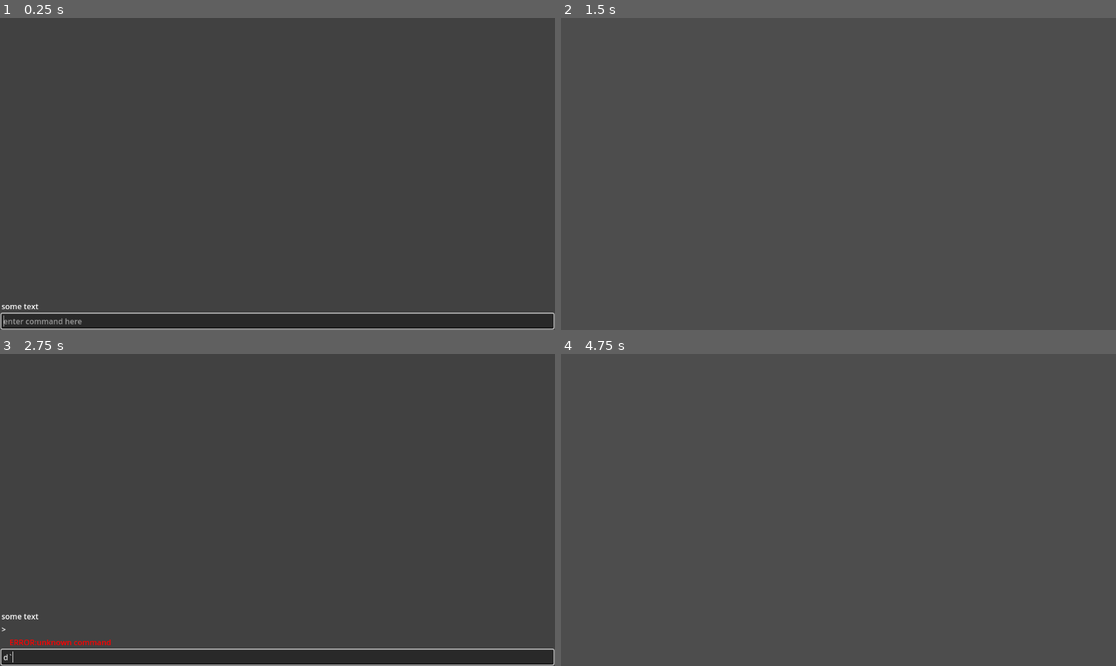
Above: before the commit, frames 1-4 (two rows, left to right).
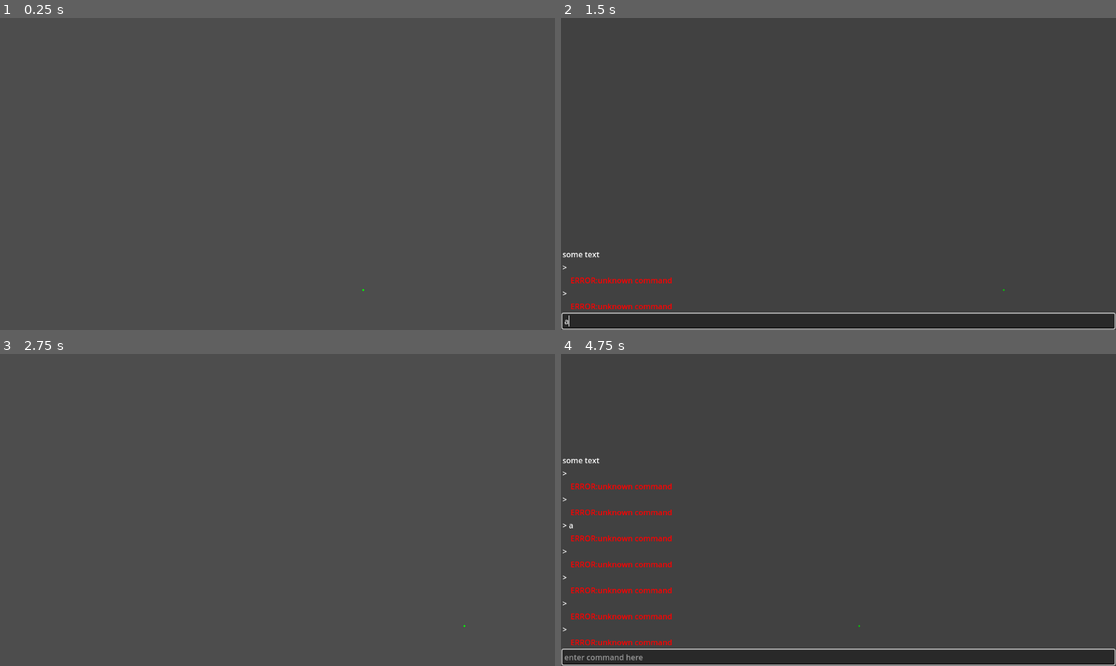
Above: after the commit, the same moments.

Repository: saladwithgrass/rainworld_clone_v2
Game: Godot game, scene res://test_scene.tscn
Two runs of this game, one before a commit and one after it. Both use one fixed random seed, a clock stepped at 60 frames per second and the inputs below.
Inputs (mouse positions are in pixels of both pictures, inside the frame that each line leads up to):
- Up to frame 1 (0.25 s): no input
- Up to frame 2 (1.5 s): tap Enter (ui_accept) at 0.5, 0.77, 1.25 s; move the mouse to (960, 158) at 0.52 s; hold D (right, bound only after the commit) 0.53-1.28 s; tap ` (command_line) at 0.6 s; move the mouse to (727, 189) at 1.27 s; hold A (left, bound only after the commit) from 1.28 s (still down); click (727, 189) at 1.35 s
- Up to frame 3 (2.75 s): tap Enter (ui_accept) at 1.52, 2 s; move the mouse to (333, 441) at 2.02 s; release A (left, bound only after the commit) at 2.03 s; hold D (right, bound only after the commit) from 2.03 s (still down); tap ` (command_line) at 2.1 s
- Up to frame 4 (4.75 s): tap Enter (ui_accept) at 2.75, 3.02, 3.5, 3.77, 4.25, 4.52 s; move the mouse to (810, 572) at 2.77 s; release D (right, bound only after the commit) at 2.78 s; hold Up (up) 2.78-3.53 s; click (810, 572) at 2.85 s; move the mouse to (1005, 556) at 3.52 s; hold A (left, bound only after the commit) from 3.53 s (still down); tap ` (command_line) at 3.6 s; move the mouse to (672, 463) at 4.27 s; click (672, 463) at 4.35 s

The runs differ from the first frame. In frame 1, 5.3% of the frame differs, in the area x 0-100%, y 86-100%; in frame 2, 5.7%; in frame 3, 5.6%; in frame 4, 6.6%, in the area x 0-100%, y 33-100%.

Commit message:
ik rework

Diff:
--- a/IK_Leg/ik_leg.gd
+++ b/IK_Leg/ik_leg.gd
@@ -1,4 +1,5 @@
 extends PinJoint2D
+class_name IKLeg
 
 @onready var joints:Array = [self, %joint1, %joint2, %end]
 @onready var links:Array[RigidBody2D] = [%link1, %link2, %link3]
@@ -74,6 +75,7 @@
 	return gradient
 
 func inverse_kinematics(target_pos:Vector2, epsilon:float = 3):
+
 	# initialize variables
 	const max_iterations = 1024
 
@@ -95,7 +97,7 @@
 		# set learning rate
 		cur_percent = (max_iterations - iteration_count + 1.) / (max_iterations)
 		learning_rate = pow(cur_percent, 2) / 4900
-		print(cur_error, ' ', epsilon, ' ', cur_error > epsilon)
+		# print(cur_error, ' ', epsilon, ' ', cur_error > epsilon)
 
 		# get gradient
 		grad = error_gradient(cur_angles, target_pos, learning_rate)
@@ -117,12 +119,15 @@
 		# update counter
 		iteration_count += 1
 		set_joints(cur_angles)
-		await get_tree().create_timer(0.05).timeout
+		# await get_tree().create_timer(0.05).timeout
 
 	# report results
-	print('IK finished in %d iterations with error %f;' % [iteration_count, cur_error])
+	# print('IK finished in %d iterations with error %f;' % [iteration_count, cur_error])
 
 	return cur_angles
+
+func inverse_kinematics_global(target_pos_global:Vector2, epsilon:float=3):
+	return inverse_kinematics(to_local(target_pos_global), epsilon)
 
 func ik_with_error(target_pos:Vector2):
 	var ik_angles = await inverse_kinematics(target_pos)
@@ -135,3 +140,6 @@
 
 func get_end_position():
 	return to_local(%end.global_position)
+
+func get_end_global_position():
+	return %end.global_position
--- a/IK_Leg/ik_leg.tscn
+++ b/IK_Leg/ik_leg.tscn
@@ -18,6 +18,7 @@
 
 [node name="link1" type="RigidBody2D" parent="."]
 unique_name_in_owner = true
+collision_layer = 2
 
 [node name="top_hitbox" type="CollisionShape2D" parent="link1"]
 position = Vector2(50, 0)
@@ -32,6 +33,7 @@
 
 [node name="link2" type="RigidBody2D" parent="link1/joint1"]
 unique_name_in_owner = true
+collision_layer = 2
 
 [node name="mid_hitbox" type="CollisionShape2D" parent="link1/joint1/link2"]
 position = Vector2(50, 0)
@@ -46,6 +48,7 @@
 
 [node name="link3" type="RigidBody2D" parent="link1/joint1/link2/joint2"]
 unique_name_in_owner = true
+collision_layer = 2
 
 [node name="end" type="Marker2D" parent="link1/joint1/link2/joint2/link3"]
 unique_name_in_owner = true
--- a/UI/UI.gd
+++ b/UI/UI.gd
@@ -9,8 +9,13 @@
 	pass # Replace with function body.
 
 func _input(event: InputEvent) -> void:
+	# toggle command line check
 	if event.is_action_released("command_line"):
 		$cmd.visible = !$cmd.visible
+
+	# exit check
+	if event.is_action_released("exit"):
+		get_tree().quit()
 
 # Called every frame. 'delta' is the elapsed time since the previous frame.
 func _process(delta: float) -> void:
--- a/UI/UI.tscn
+++ b/UI/UI.tscn
@@ -13,6 +13,7 @@
 script = ExtResource("1_bfjr1")
 
 [node name="cmd" parent="." instance=ExtResource("2_75g7m")]
+visible = false
 layout_mode = 1
 
 [node name="camera" type="Camera2D" parent="."]
--- a/project.godot
+++ b/project.godot
@@ -36,6 +36,21 @@
 "events": [Object(InputEventKey,"resource_local_to_scene":false,"resource_name":"","device":-1,"window_id":0,"alt_press …(195 unchanged characters)…
 ]
 }
+left={
+"deadzone": 0.5,
+"events": [Object(InputEventKey,"resource_local_to_scene":false,"resource_name":"","device":-1,"window_id":0,"alt_pressed":false,"shift_pressed":false,"ctrl_pressed":false,"meta_pressed":false,"pressed":false,"keycode":0,"physical_keycode":65,"key_label":0,"unicode":97,"location":0,"echo":false,"script":null)
+]
+}
+right={
+"deadzone": 0.5,
+"events": [Object(InputEventKey,"resource_local_to_scene":false,"resource_name":"","device":-1,"window_id":0,"alt_pressed":false,"shift_pressed":false,"ctrl_pressed":false,"meta_pressed":false,"pressed":false,"keycode":0,"physical_keycode":68,"key_label":0,"unicode":100,"location":0,"echo":false,"script":null)
+]
+}
+exit={
+"deadzone": 0.5,
+"events": [Object(InputEventKey,"resource_local_to_scene":false,"resource_name":"","device":-1,"window_id":0,"alt_pressed":false,"shift_pressed":false,"ctrl_pressed":false,"meta_pressed":false,"pressed":false,"keycode":0,"physical_keycode":4194305,"key_label":0,"unicode":0,"location":0,"echo":false,"script":null)
+]
+}
 
 [rendering]
 
--- /dev/null
+++ b/spider/spider.gd
@@ -0,0 +1,31 @@
+extends Node2D
+
+
+const SPEED = 300.0
+
+# delare main body
+@onready var body:CharacterBody2D = $spider_body
+
+# stuff for animation
+@onready var comfort_positions:Array[Vector2] = [%target_0.position]
+@onready var targets:Array[IKTargetMarker] = [%target_0]
+
+@onready var leg:IKLeg = %ik_leg
+
+func _ready() -> void:
+	# collect comfort positions from scene
+	pass
+
+func target_position_from_body_position(body_position:Vector2, idx:int) -> Vector2:
+	return body_position + comfort_positions[idx]
+
+func _physics_process(delta: float) -> void:
+
+	# body movement
+	var direction := Input.get_axis("left", "right")
+	if direction:
+		body.velocity.x = direction * SPEED
+	else:
+		body.velocity.x = move_toward(body.velocity.x, 0, SPEED)
+
+	body.move_and_slide()
--- /dev/null
+++ b/spider/spider.tscn
@@ -0,0 +1,38 @@
+[gd_scene load_steps=5 format=3 uid="uid://blnxs21gsck8l"]
+
+[ext_resource type="Script" path="res://spider/spider.gd" id="1_nvouv"]
+[ext_resource type="PackedScene" uid="uid://d34a0dpgl2f3l" path="res://IK_Leg/ik_leg.tscn" id="2_3jfhc"]
+[ext_resource type="PackedScene" uid="uid://b5dj4k25rm680" path="res://spider/target_marker.tscn" id="2_7er58"]
+
+[sub_resource type="RectangleShape2D" id="RectangleShape2D_2j7e3"]
+size = Vector2(181, 62)
+
+[node name="spider" type="Node2D"]
+script = ExtResource("1_nvouv")
+
+[node name="spider_body" type="CharacterBody2D" parent="."]
+
+[node name="ik_leg" parent="spider_body" instance=ExtResource("2_3jfhc")]
+unique_name_in_owner = true
+position = Vector2(68, 20)
+node_a = NodePath("..")
+
+[node name="link1" parent="spider_body/ik_leg" index="0"]
+rotation = 0.0946597
+
+[node name="link2" parent="spider_body/ik_leg/link1/joint1" index="0"]
+rotation = 0.481571
+
+[node name="link3" parent="spider_body/ik_leg/link1/joint1/link2/joint2" index="0"]
+rotation = 0.911911
+
+[node name="target_0" parent="spider_body" node_paths=PackedStringArray("controlled_leg") groups=["comfort_positions"] instance=ExtResource("2_7er58")]
+unique_name_in_owner = true
+position = Vector2(255, 133)
+controlled_leg = NodePath("../ik_leg")
+
+[node name="hitbox" type="CollisionShape2D" parent="spider_body"]
+shape = SubResource("RectangleShape2D_2j7e3")
+disabled = true
+
+[editable path="spider_body/ik_leg"]
--- /dev/null
+++ b/spider/target_marker.gd
@@ -0,0 +1,19 @@
+extends Polygon2D
+class_name IKTargetMarker
+
+@export var controlled_leg:IKLeg
+@export var stride_length:float = 300
+
+@onready var anchor_position = controlled_leg.get_end_global_position()
+
+# Called when the node enters the scene tree for the first time.
+func _ready() -> void:
+	pass # Replace with function body.
+
+# Called every frame. 'delta' is the elapsed time since the previous frame.
+func _process(delta: float) -> void:
+	if (anchor_position - self.global_position).length_squared() >= stride_length*stride_length:
+		print('update')
+		# update previous anchor
+		anchor_position = self.global_position
+	controlled_leg.inverse_kinematics_global(anchor_position, 1)
--- /dev/null
+++ b/spider/target_marker.tscn
@@ -0,0 +1,10 @@
+[gd_scene load_steps=2 format=3 uid="uid://b5dj4k25rm680"]
+
+[ext_resource type="Script" path="res://spider/target_marker.gd" id="1_iej2o"]
+
+[node name="target_marker" type="Polygon2D"]
+rotation = 0.785398
+scale = Vector2(4, 4)
+color = Color(0, 1, 0, 1)
+polygon = PackedVector2Array(-0.5, 0.5, -0.5, -0.5, 0.5, -0.5, 0.5, 0.5)
+script = ExtResource("1_iej2o")
--- a/test_scene.tscn
+++ b/test_scene.tscn
@@ -1,8 +1,9 @@
-[gd_scene load_steps=6 format=3 uid="uid://b1gynbam25eji"]
+[gd_scene load_steps=7 format=3 uid="uid://b1gynbam25eji"]
 
 [ext_resource type="Script" path="res://test_scene.gd" id="1_i1kdj"]
 [ext_resource type="PackedScene" uid="uid://d34a0dpgl2f3l" path="res://IK_Leg/ik_leg.tscn" id="1_ruvvj"]
 [ext_resource type="PackedScene" uid="uid://cfslbkg4owq6b" path="res://UI/UI.tscn" id="2_tjfar"]
+[ext_resource type="PackedScene" uid="uid://blnxs21gsck8l" path="res://spider/spider.tscn" id="4_tbnmd"]
 
 [sub_resource type="CircleShape2D" id="CircleShape2D_k3op2"]
 
@@ -18,7 +19,7 @@
 player_entity = NodePath("../../dummy/ik_leg")
 
 [node name="dummy" type="CharacterBody2D" parent="."]
-position = Vector2(666, 423)
+position = Vector2(467, 186)
 
 [node name="ik_leg" parent="dummy" instance=ExtResource("1_ruvvj")]
 node_a = NodePath("..")
@@ -32,3 +33,6 @@
 [node name="CollisionShape2D" type="CollisionShape2D" parent="floor"]
 shape = SubResource("RectangleShape2D_hdqbm")
 disabled = true
+
+[node name="spider" parent="." instance=ExtResource("4_tbnmd")]
+position = Vector2(499, 432)
Not shown, added: README.md
